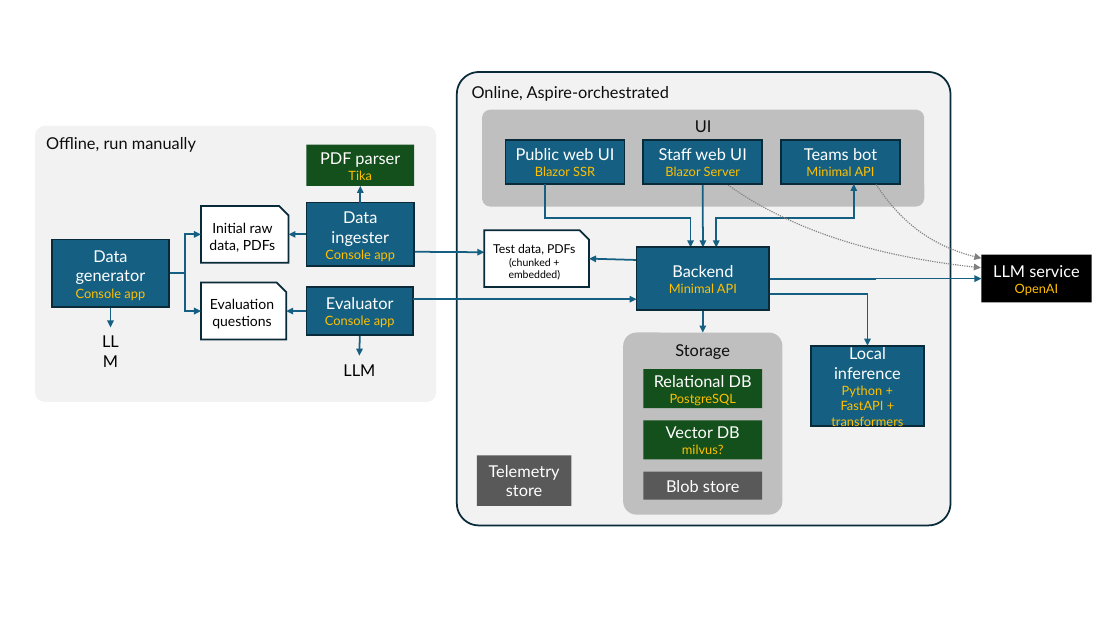
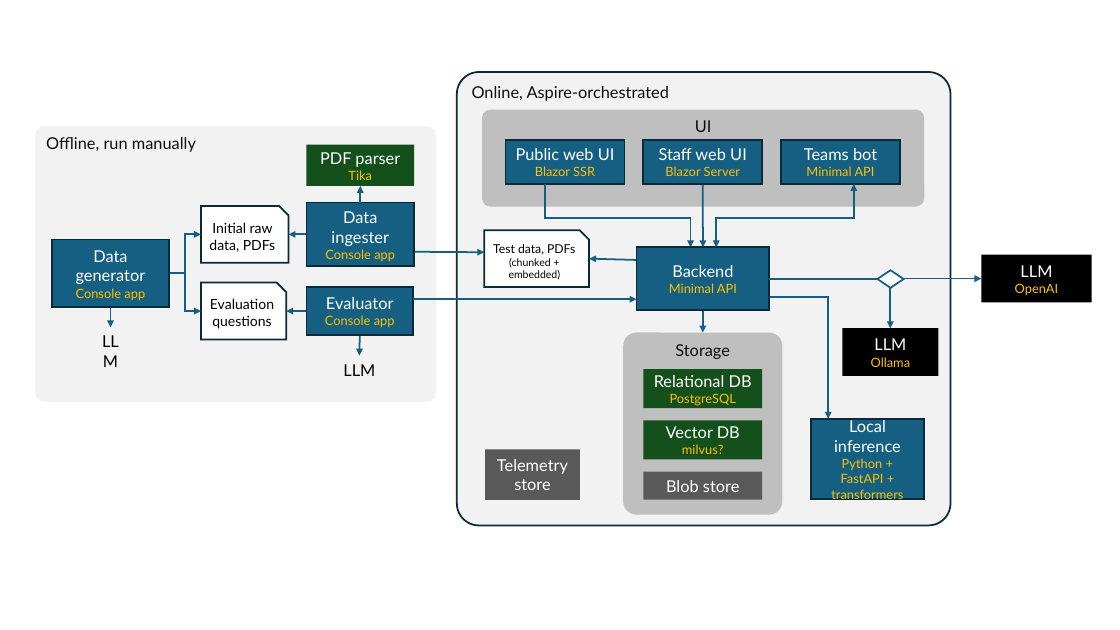
Before and after one commit to dotnet/eShopSupport, a slide deck: slide 1 of docs/Architecture.pptx. Drawn at 1120x630 pixels with LibreOffice and Linux fonts; fonts in the diff are those of the drawing. Boxes give left, top, right and bottom in pixels: in the first picture for what was removed or moved away, otherwise in the second. Text is boxed around its words. In the diff, an @@ line names an element or a change of style, - is before the commit and + after.

```diff
--- a/docs/Architecture.pptx
+++ b/docs/Architecture.pptx
@@ freeform shape removed at [726, 184, 981, 268] @@
@@ freeform shape removed at [876, 185, 981, 259] @@
@@ text in rectangle at [1020, 265, 1052, 277]: text changed @@
-LLM service
+LLM
@@ elbow arrow moved from (703, 310) - (868, 346) to (768, 299) - (828, 419) @@
@@ elbow arrow added from (770, 279) to (891, 329), #156082 1.5 pt @@
@@ diamond added at [878, 271, 904, 288], fill #FFFFFF, outline #156082 1.5 pt @@
@@ rectangle added at [843, 329, 939, 376], fill #000000, 11 pt, text #FFC000 @@
+LLM
+Ollama
@@ rectangle "Local inference Python + FastAPI ...": place and size @@
-rectangle "Local inference Python + FastAPI ..." at [811, 346, 924, 427]
+rectangle "Local inference Python + FastAPI ..." at [811, 419, 924, 500]
@@ rectangle "Telemetry": place and size @@
-rectangle "Telemetry" at [477, 455, 572, 506]
+rectangle "Telemetry" at [486, 450, 581, 500]
```
